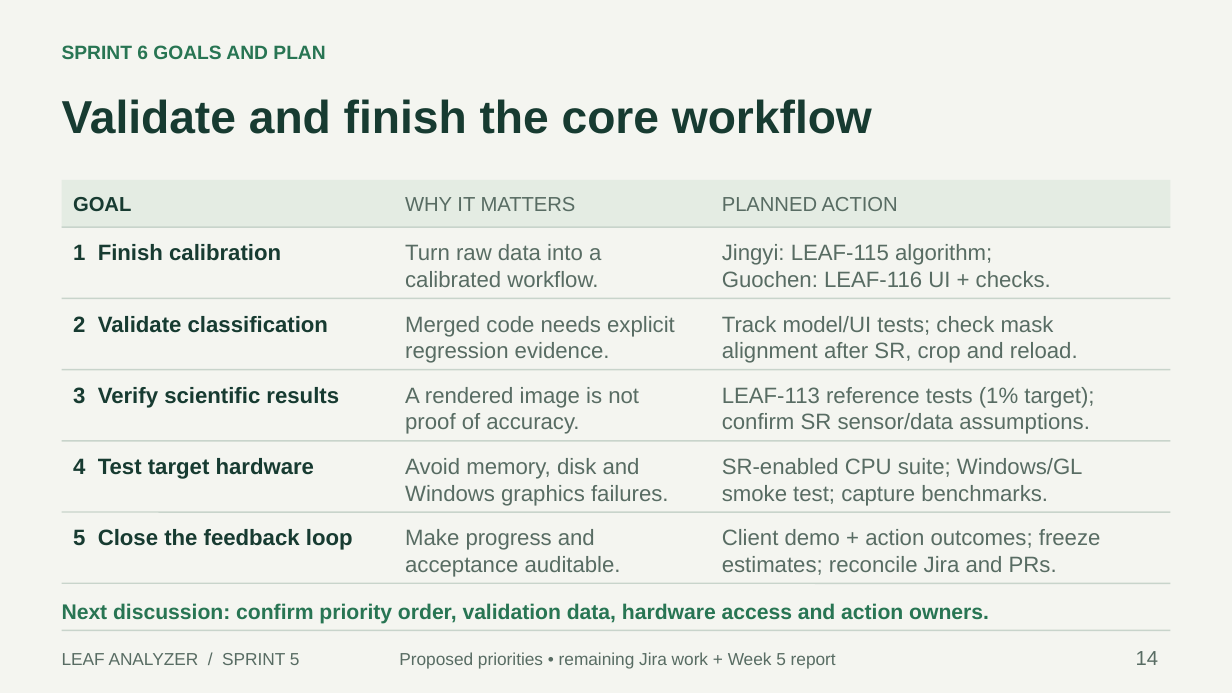
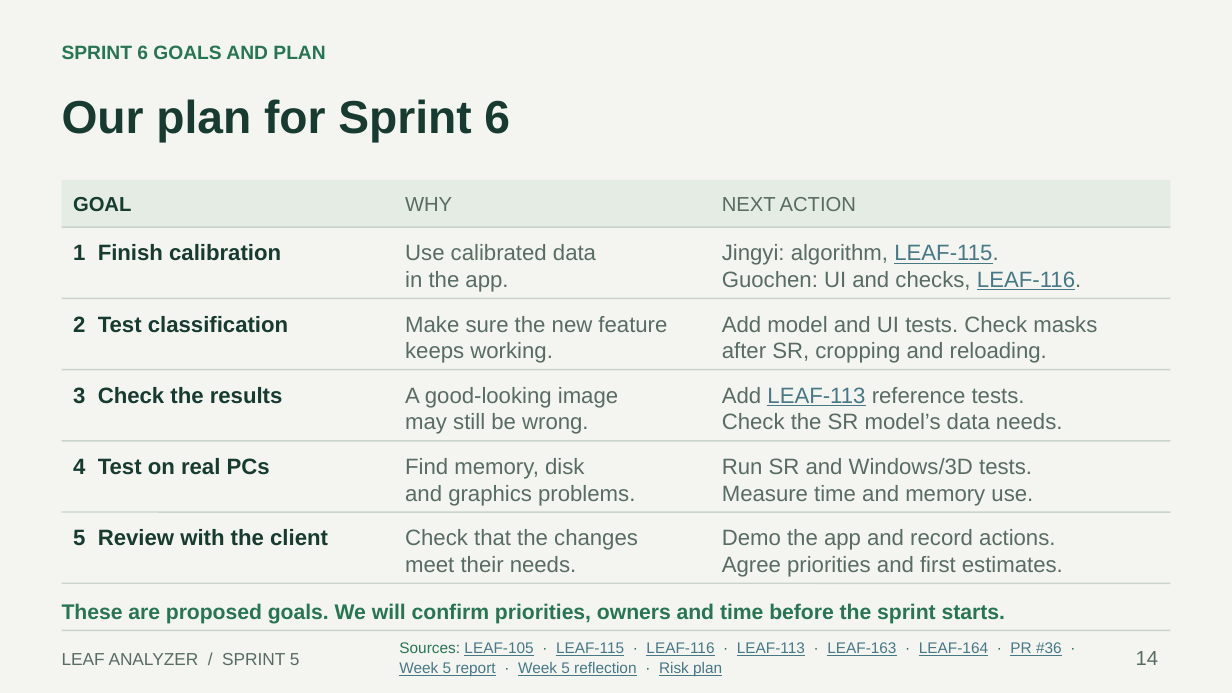
Before and after one commit to Techlauncher-LeafAnalyzer/Hyperspectral-Image-Inspector, a slide deck: slide 14 of docs/presentations/Sprint-5-Review.pptx. Drawn at 1232x693 pixels with LibreOffice and Linux fonts; fonts in the diff are those of the drawing. Boxes give left, top, right and bottom in pixels: in the first picture for what was removed or moved away, otherwise in the second. Text is boxed around its words. In the diff, an @@ line names an element or a change of style, - is before the commit and + after.

Commit message:
docs: simplify sprint review and add linked visual evidence

```diff
--- a/docs/presentations/Sprint-5-Review.pptx
+++ b/docs/presentations/Sprint-5-Review.pptx
@@ text at box(62, 99, 510, 143): text changed @@
-Validate and finish the core workflow
+Our plan for Sprint 6
@@ text at box(405, 197, 452, 211): text changed @@
-WHY IT MATTERS
+WHY
@@ text at box(722, 197, 856, 211): text changed @@
-PLANNED ACTION
+NEXT ACTION
@@ text at box(405, 244, 596, 292): text changed @@
-Turn raw data into a
-calibrated workflow.
+Use calibrated data
+in the app.
@@ text at box(722, 244, 1081, 290): text changed @@
-Jingyi: LEAF-115 algorithm;
-Guochen: LEAF-116 UI + checks.
+Jingyi: algorithm, LEAF-115.
+Guochen: UI and checks, LEAF-116.
@@ text at box(73, 316, 288, 333): text changed @@
-2 Validate classification
+2 Test classification
@@ text at box(405, 316, 667, 363): text changed @@
-Merged code needs explicit
-regression evidence.
+Make sure the new feature
+keeps working.
@@ text at box(722, 316, 1097, 363): text changed @@
-Track model/UI tests; check mask
-alignment after SR, crop and reload.
+Add model and UI tests. Check masks
+after SR, cropping and reloading.
@@ text at box(73, 387, 283, 404): text changed @@
-3 Verify scientific results
+3 Check the results
@@ text at box(405, 387, 618, 434): text changed @@
-A rendered image is not
-proof of accuracy.
+A good-looking image
+may still be wrong.
@@ text at box(722, 387, 1062, 429): text changed @@
-LEAF-113 reference tests (1% target);
-confirm SR sensor/data assumptions.
+Add LEAF-113 reference tests.
+Check the SR model’s data needs.
@@ text at box(73, 458, 270, 475): text changed @@
-4 Test target hardware
+4 Test on real PCs
@@ text at box(405, 458, 635, 506): text changed @@
-Avoid memory, disk and
-Windows graphics failures.
+Find memory, disk
+and graphics problems.
@@ text at box(722, 458, 1033, 506): text changed @@
-SR-enabled CPU suite; Windows/GL
-smoke test; capture benchmarks.
+Run SR and Windows/3D tests.
+Measure time and memory use.
@@ text at box(73, 529, 328, 546): text changed @@
-5 Close the feedback loop
+5 Review with the client
@@ text at box(405, 529, 638, 572): text changed @@
-Make progress and
-acceptance auditable.
+Check that the changes
+meet their needs.
@@ text at box(722, 529, 1063, 577): text changed @@
-Client demo + action outcomes; freeze
-estimates; reconcile Jira and PRs.
+Demo the app and record actions.
+Agree priorities and first estimates.
@@ text at box(62, 603, 1005, 624): text changed @@
-Next discussion: confirm priority order, validation data, hardware access and action owners.
+These are proposed goals. We will confirm priorities, owners and time before the sprint starts.
@@ text at box(399, 642, 1062, 676): text changed; size 13.5 to 12 pt; text colour #586C63 to #467886 @@
-Proposed priorities • remaining Jira work + Week 5 report
+Sources: LEAF-105 · LEAF-115 · LEAF-116 · LEAF-113 · LEAF-163 · LEAF-164 · PR #36 · Week 5 report · Week 5 reflection · Risk plan
```
Also in this commit, not shown: 10 other slides changed, 3 slides added, 3 slides removed, 1 other file.
